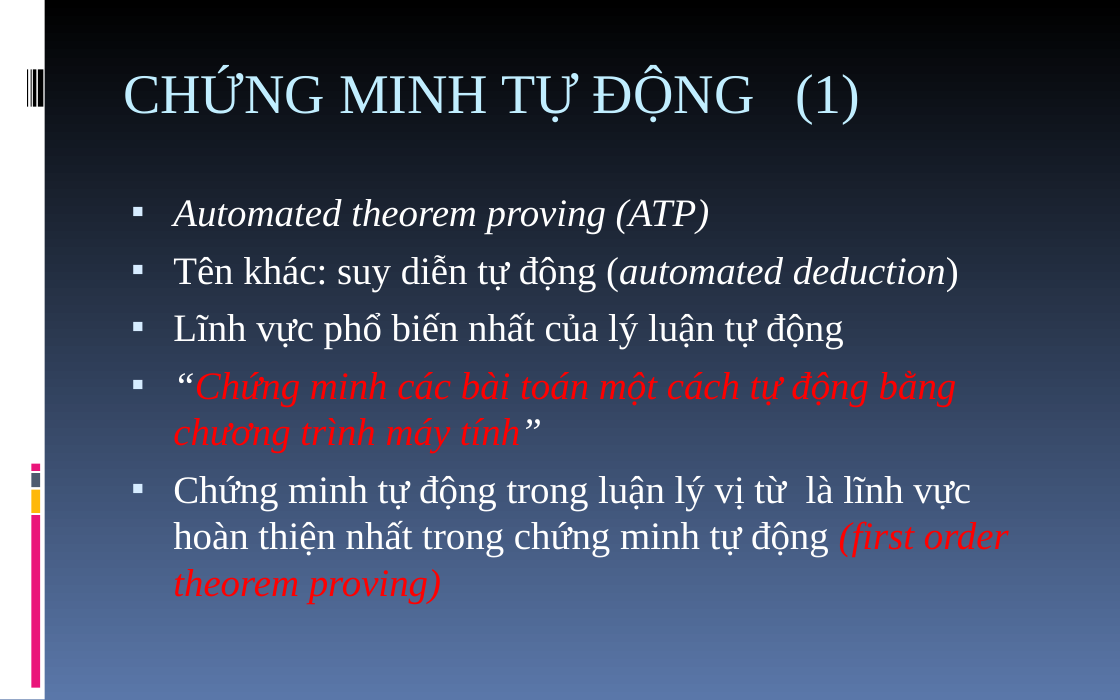
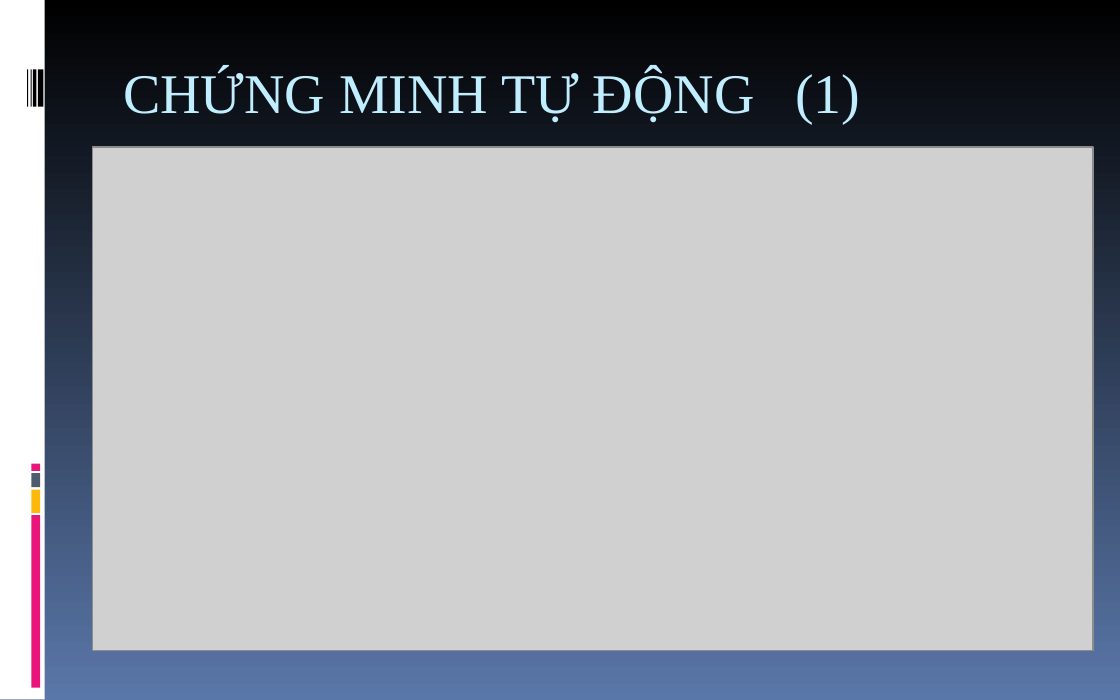
Before and after one commit to giang-rocker/logic, a slide deck: slide 9 of Report/Automated.theorem.proving.ppt (slide 2 before the commit). Drawn at 1120x700 pixels with LibreOffice and Linux fonts; fonts in the diff are those of the drawing; grey boxes stand for pictures. Boxes give left, top, right and bottom in pixels: in the first picture for what was removed or moved away, otherwise in the second. Text is boxed around its words. In the diff, an @@ line names an element or a change of style, - is before the commit and + after.

```diff
--- a/Report/Automated.theorem.proving.ppt
+++ b/Report/Automated.theorem.proving.ppt
@@ picture added at (x1=93, y1=147, x2=1093, y2=651) @@
@@ text removed at (x1=173, y1=199, x2=1009, y2=604) @@
-▪ Automated theorem proving (ATP)
-▪ Tên khác: suy diễn tự động (automated deduction)
-▪ Lĩnh vực phổ biến nhất của lý luận tự động
-▪ “Chứng minh các bài toán một cách tự động bằng chương trình máy tính”
-▪ Chứng minh tự động trong luận lý vị từ là lĩnh vực hoàn thiện nhất trong chứng minh tự động (first order theorem proving)
```
Also in this commit, not shown: 1 other slide changed, 12 slides added, 1 slide removed.
